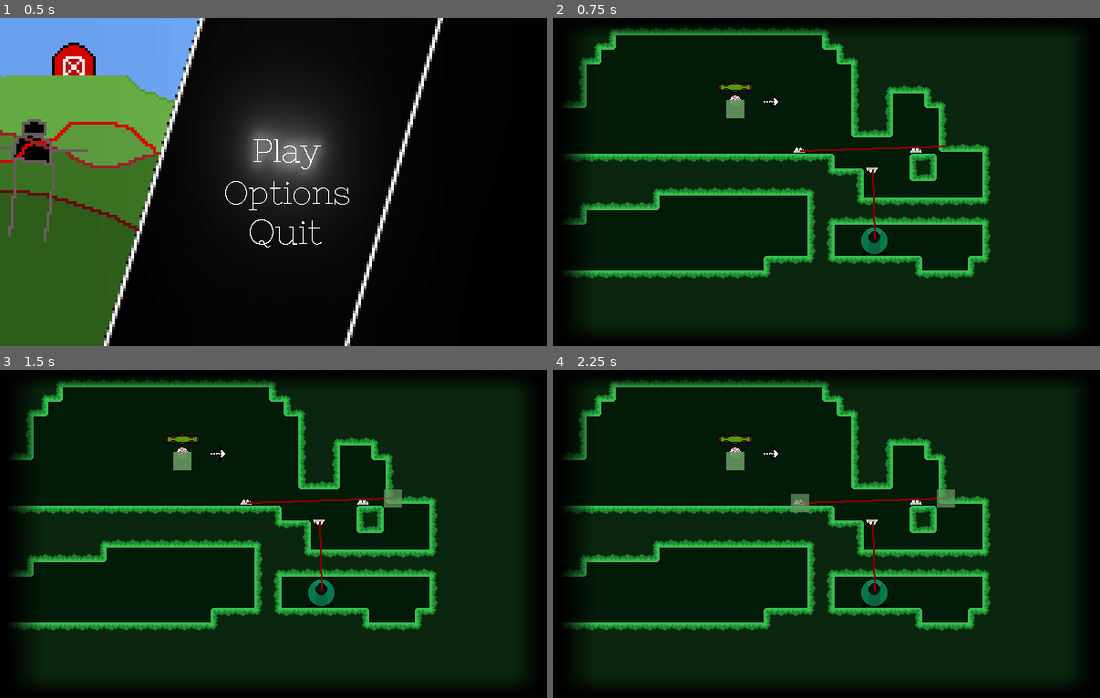
Above: before the commit, frames 1-4 (two rows, left to right).
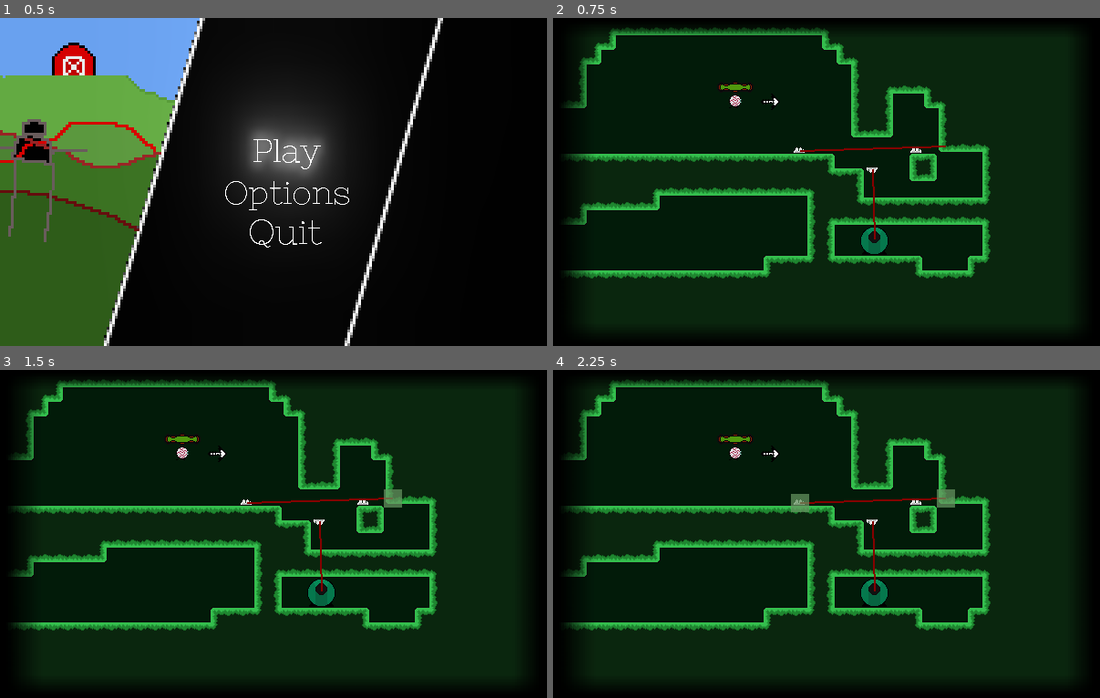
Above: after the commit, the same moments.

Repository: epimetheusgames/EyeSore
Game: Godot game, scene res://MainMenu.tscn
Two runs of this game, one before a commit and one after it. Both use one fixed random seed, a clock stepped at 60 frames per second and the inputs below.
Inputs (mouse positions are in pixels of both pictures, inside the frame that each line leads up to):
- Up to frame 1 (0.5 s): no input
- Up to frame 2 (0.75 s): click (837, 152) at 0.5 s
- Up to frame 3 (1.5 s): click (393, 497) at 1.27 s
- Up to frame 4 (2.25 s): click (799, 504) at 2.02 s

Frame 1 is identical in both runs. In frame 2, 0.2% of the frame differs, in the area x 31-35%, y 25-31%; in frame 3, 0.2%; in frame 4, 0.2%.

Commit message:
Fixed issue with spike->spike wires where a regular block would take it's place

Diff:
--- a/OGPC_Project_Native_Directory/Levels/ExamplePuzzleLevel.tscn
+++ b/OGPC_Project_Native_Directory/Levels/ExamplePuzzleLevel.tscn
@@ -32,6 +32,7 @@
 tile_data = PoolIntArray( 131076, 0, 3, 131084, 0, 3, 262153, 2, 65537 )
 
 [node name="Player_Body" parent="Save_Functionality" instance=ExtResource( 1 )]
+visible = false
 position = Vector2( -128, 4 )
 
 [node name="Checkpoint" parent="Save_Functionality" instance=ExtResource( 5 )]
--- a/OGPC_Project_Native_Directory/Levels/Level_Script.gd
+++ b/OGPC_Project_Native_Directory/Levels/Level_Script.gd
@@ -14,6 +14,8 @@
 var pixelated_bosses
 
 var loaded = false
+var deleted_spikes = []
+var deleted_spike_types = []
 
 onready var wire_scene = preload("res://Wire.tscn")
 
--- a/OGPC_Project_Native_Directory/Player.gd
+++ b/OGPC_Project_Native_Directory/Player.gd
@@ -327,12 +327,16 @@
 	var wires = get_tree().get_nodes_in_group("wires")
 
 	for wire in wires:
-		print(wire.get_tileset_coords(1, tileset), death_pos_on_tileset)
 		if wire.get_tileset_coords(1, tileset) == death_pos_on_tileset:
 			var touching_checkpoint = wire.get_touching_checkpoint(0)
 
 			if touching_checkpoint:
 				touching_checkpoint.save_checkpoint()
 
-			wire.delete_tile_at(0, tileset, false)
-			wire.delete_tile_at(0, grass_tileset, true)
+			var spike_info = wire.delete_tile_at(0, tileset, false, get_parent().get_parent().deleted_spikes, get_parent().get_parent().deleted_spike_types)
+
+			if spike_info:
+				get_parent().get_parent().deleted_spikes.append(spike_info[2])
+				get_parent().get_parent().deleted_spike_types.append(spike_info[1])
+			else:
+				wire.delete_tile_at(0, grass_tileset, true, get_parent().get_parent().deleted_spikes, get_parent().get_parent().deleted_spike_types)
--- a/OGPC_Project_Native_Directory/Wire.gd
+++ b/OGPC_Project_Native_Directory/Wire.gd
@@ -39,7 +39,7 @@
 		$Side1Icon.set_position($Line2D.points[0] - $Side1Icon.rect_size / 2)
 		$Side2Icon.set_position($Line2D.points[1] - $Side2Icon.rect_size / 2)
 
-	if wire_ui:
+	if wire_ui and moveable:
 		$Side1Icon.visible = true
 		$Side2Icon.visible = true
 	else:
@@ -89,13 +89,18 @@
 
 	return false
 
-func delete_tile_at(point_ind, tileset, is_grass):
+func delete_tile_at(point_ind, tileset, is_grass, spike_coords, spike_coord_types):
 	var pos = get_tileset_coords(point_ind, tileset)
 
-	if tileset.get_cell(pos.x, pos.y) == -1 and is_grass:
+	if tileset.get_cell(pos.x, pos.y) == -1 and is_grass and not pos in get_parent().get_parent().deleted_spikes:
 		tileset.set_cell(pos.x, pos.y, 0)
+	elif tileset.get_cell(pos.x, pos.y) == -1 and not is_grass and pos in get_parent().get_parent().deleted_spikes:
+		var ind = spike_coords.find(pos, 0)
+		tileset.set_cell(pos.x, pos.y, spike_coord_types[ind])
 	else:
+		var type = tileset.get_cell(pos.x, pos.y)
 		tileset.set_cell(pos.x, pos.y, -1)
+		return [true, type, Vector2(pos.x, pos.y)]
 
 	tileset.update_bitmask_region()
 
